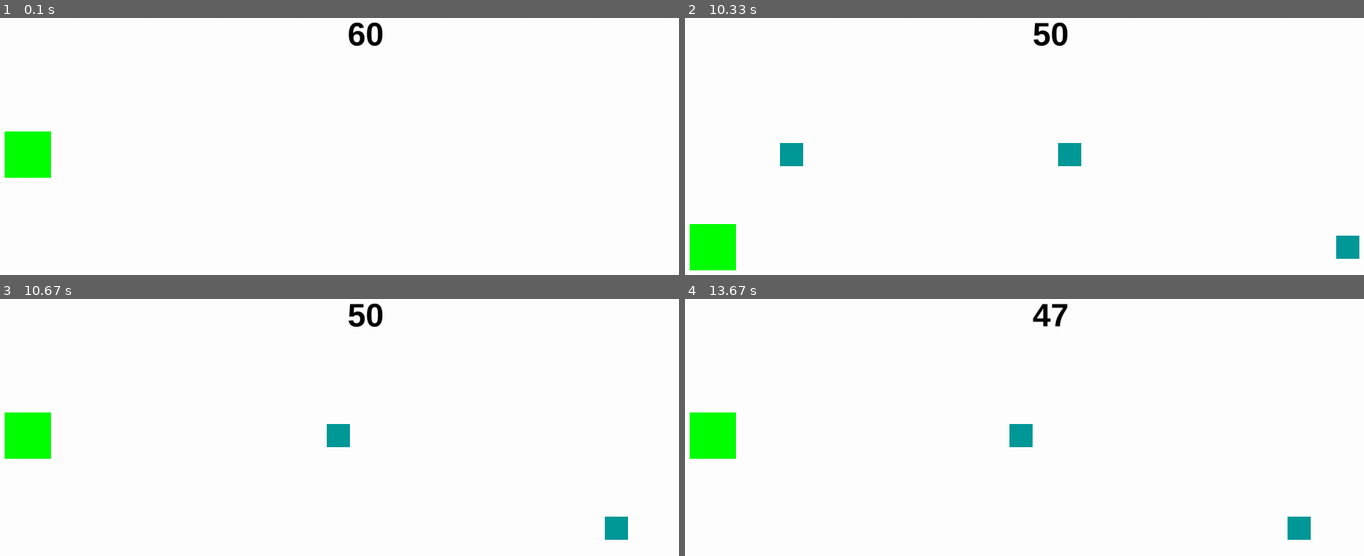
Above: before the commit, frames 1-4 (two rows, left to right).
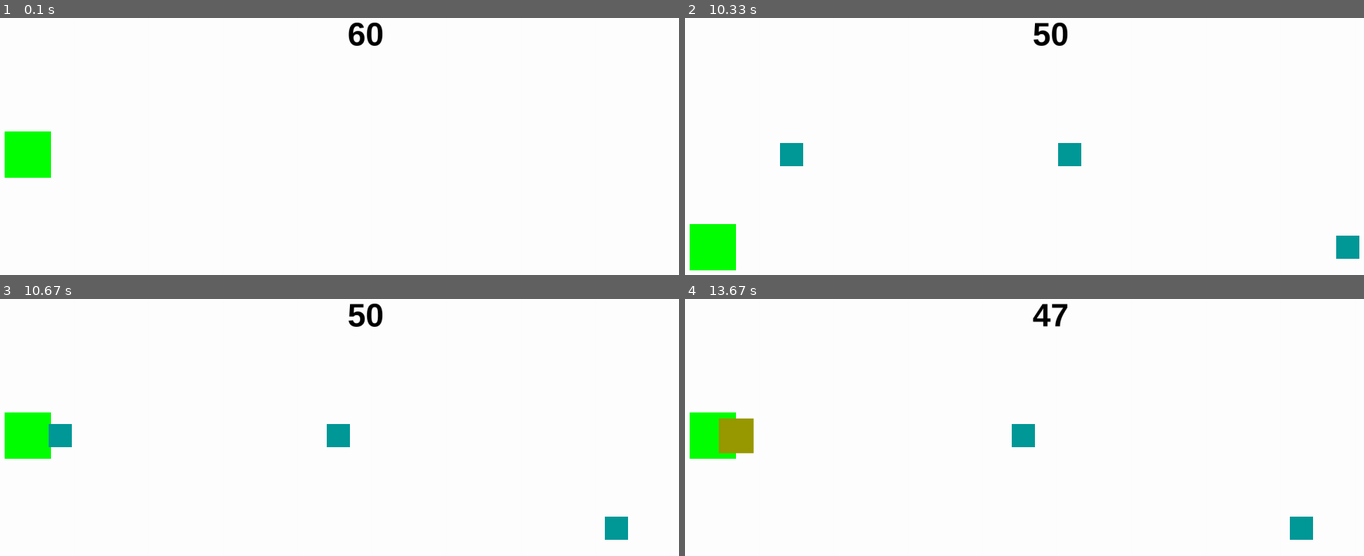
Above: after the commit, the same moments.

Repository: hsiang086/crc-static-exhibition
Game: pygame game, started from main/second_scene.py
The game is run twice, just before and just after one commit, with the same random seed, the same clock (stepped at 60 frames per second) and the same inputs.
Inputs:
- Up to frame 1 (0.1 s): no input
- Up to frame 2 (10.33 s): hold Down 0.33-0.8 s; hold Up 0.83-1.2 s; hold Down 1.23-1.6 s; hold Up 1.63-1.93 s; hold Down 1.97-2.27 s; hold Up 2.3-2.67 s; hold Down 2.7-3.07 s; hold Up 3.1-3.4 s; hold Down 3.43-3.73 s; hold Up 3.77-4.13 s; hold Down 4.17-4.53 s; hold Up 4.57-4.87 s; hold Down 4.9-5.2 s; hold Up 5.23-5.6 s; hold Down 5.63-6 s; hold Up 6.03-6.33 s; hold Down 6.37-6.67 s; hold Up 6.7-7.07 s; hold Down 7.1-7.47 s; hold Up 7.5-7.8 s; hold Down 7.83-8.13 s; hold Up 8.17-8.53 s; hold Down 8.57-8.93 s; hold Up 8.97-9.27 s; hold Down 9.3-9.6 s; hold Up 9.63-10 s; hold Down from 10.03 s (still down)
- Up to frame 3 (10.67 s): release Down at 10.4 s; hold Up from 10.43 s (still down)
- Up to frame 4 (13.67 s): release Up at 10.73 s; hold Down 10.77-11.07 s

Frames 1-2 are identical in both runs. In frame 3, 0.3% of the frame differs, in the area x 7-11%, y 48-58%; in frame 4, 0.8%, in the area x 4-93%, y 46-94%.

Commit message:
balloon appear

Diff:
--- a/main/second_scene.py
+++ b/main/second_scene.py
@@ -1,6 +1,7 @@
 import pygame
 import random
 import time as tm
+import os
 
 def init():
     global FPS
@@ -8,8 +9,12 @@
     global clock
     global screen
     global POS
+    global pause_times, time_start
+    global object_kill
 
-
+    object_kill = False
+    pause_times = 0
+    time_start = tm.time()
     FPS = 60
     RES = WIDTH, HIGHT = (1500, 800)
     POS=[(HIGHT/2)-200,(HIGHT/2),(HIGHT/2)+200]
@@ -71,6 +76,18 @@
                 self.rect.x += self.v
             else:
                 self.kill()
+class BalloonAppear(pygame.sprite.Sprite):
+    def __init__(self) :
+        pygame.sprite.Sprite.__init__(self)
+        self.image = pygame.image.load(os.path.join("images", "balloon(2).png")).convert_alpha()
+        self.image = pygame.transform.scale(self.image, (700, 700))
+        self.rect = self.image.get_rect()
+        self.rect.left = WIDTH
+        self.rect.centery = HIGHT / 2
+        self.v = -5
+        self.itv = 0
+    def update(self):
+        self.rect.centerx += self.v
 
 class collide_effect(pygame.sprite.Sprite):
     def __init__(self,x,y):
@@ -104,6 +121,7 @@
 timerunning.__init__()
 all_sprites = pygame.sprite.Group()
 objects = pygame.sprite.Group()
+balloon = pygame.sprite.Group()
 player = Player()
 all_sprites.add(player)
 
@@ -126,7 +144,7 @@
                 player.UP()
             elif event.key == pygame.K_DOWN or event.key == pygame.K_s:
                 player.DOWN()
-    if time >= ogi:
+    if time >= ogi and not object_kill:
         Obj = Object()
         all_sprites.add(Obj)
         objects.add(Obj)
@@ -137,19 +155,26 @@
         if tm.time()-p_moment >= t_pause:
             pause = False
 
-    all_sprites.update()
 
 
     hits = pygame.sprite.spritecollide(player, objects, 1)
     screen.fill((255,255,255))
     timerunning.display(t_run)
-    all_sprites.draw(screen)
     if hits:
         pause = True
         p_moment = tm.time()
         player.collide()
-
-
+        pause_times += 1
+    if tm.time()-time_start >= 30 + pause_times*3 and not object_kill:
+        balloon_appear = BalloonAppear()
+        object_kill = True
+        balloon.add(balloon_appear)
+        all_sprites.add(balloon_appear)
+    balloon_hits = pygame.sprite.spritecollide(player, balloon, 1)
+    if balloon_hits:
+        running = False
+    all_sprites.update()
+    all_sprites.draw(screen)
     pygame.display.update()
 
     if not pause: time += 1
